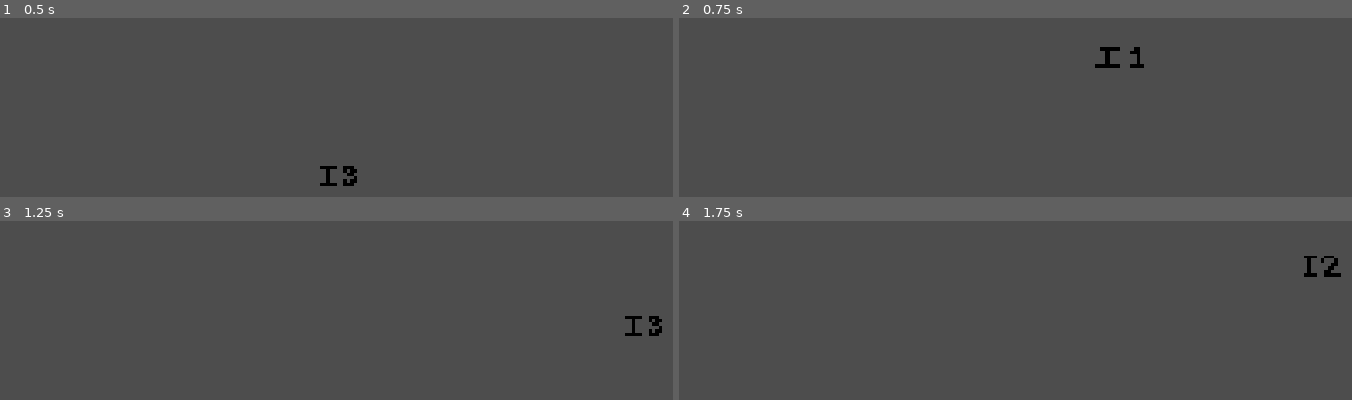
Above: before the commit, frames 1-4 (two rows, left to right).
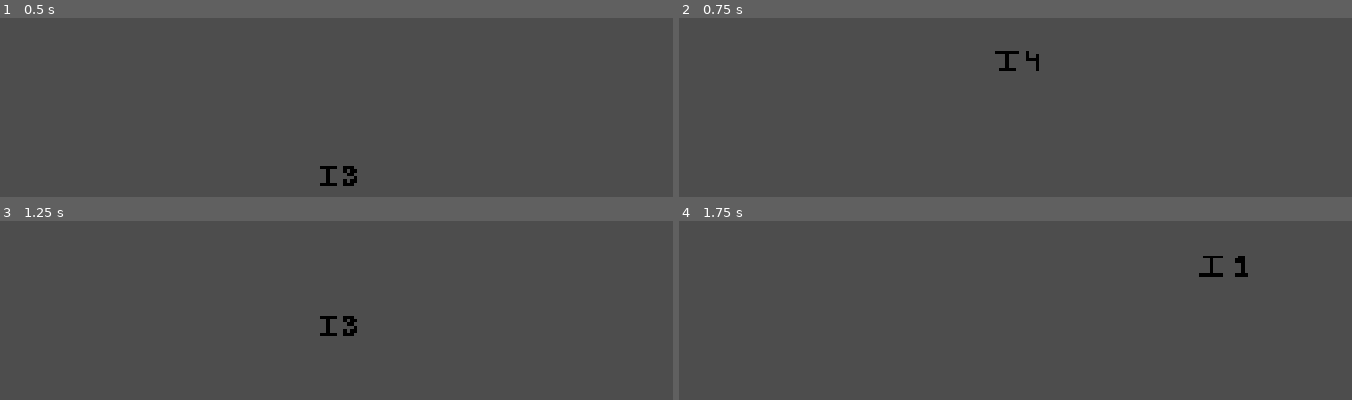
Above: after the commit, the same moments.

Repository: Nukkao/haven-2026
Game: Godot game, scene res://scenes/game.tscn
The game is run twice, just before and just after one commit, with the same random seed, the same clock (stepped at 60 frames per second) and the same inputs.
Inputs:
- Up to frame 1 (0.5 s): no input
- Up to frame 2 (0.75 s): tap Enter (ui_accept) at 0.5 s; hold Right (ui_right) from 0.53 s (still down)
- Up to frame 3 (1.25 s): keep holding Right (ui_right); tap Enter (ui_accept) at 0.77 s
- Up to frame 4 (1.75 s): keep holding Right (ui_right); tap Enter (ui_accept) at 1.52 s

Frame 1 is identical in both runs. In frame 2, 0.6% of the frame differs, in the area x 46-70%, y 16-30%; in frame 3, 0.5%; in frame 4, 0.6%.

Commit message:
linked animations file to player sprite animations

Diff:
--- a/scenes/player.gd
+++ b/scenes/player.gd
@@ -16,10 +16,11 @@
 
 	# Get the input direction and handle the movement/deceleration.
 	# As good practice, you should replace UI actions with custom gameplay actions.
-	var direction := Input.get_axis("ui_left", "ui_right")
-	if direction:
-		velocity.x = direction * SPEED
-	else:
-		velocity.x = move_toward(velocity.x, 0, SPEED)
+	if is_on_floor():
+		var direction := Input.get_axis("ui_left", "ui_right")
+		if direction:
+			velocity.x = direction * SPEED
+		else:
+			velocity.x = move_toward(velocity.x, 0, SPEED)
 
 	move_and_slide()
--- a/scenes/player.tscn
+++ b/scenes/player.tscn
@@ -3,6 +3,66 @@
 [ext_resource type="Script" uid="uid://dt8sjdfy0kc8n" path="res://scenes/player.gd" id="1_g2els"]
 [ext_resource type="Texture2D" uid="uid://24ynuatrl5pv" path="res://animations/animationgrid.png" id="1_lj8jo"]
 
+[sub_resource type="AtlasTexture" id="AtlasTexture_g2els"]
+atlas = ExtResource("1_lj8jo")
+region = Rect2(0, 40, 20, 20)
+
+[sub_resource type="AtlasTexture" id="AtlasTexture_qhqgy"]
+atlas = ExtResource("1_lj8jo")
+region = Rect2(20, 40, 20, 20)
+
+[sub_resource type="AtlasTexture" id="AtlasTexture_dqkch"]
+atlas = ExtResource("1_lj8jo")
+region = Rect2(40, 40, 20, 20)
+
+[sub_resource type="AtlasTexture" id="AtlasTexture_qlg0r"]
+atlas = ExtResource("1_lj8jo")
+region = Rect2(60, 40, 20, 20)
+
+[sub_resource type="AtlasTexture" id="AtlasTexture_tuyoq"]
+atlas = ExtResource("1_lj8jo")
+region = Rect2(80, 40, 20, 20)
+
+[sub_resource type="AtlasTexture" id="AtlasTexture_fjrip"]
+atlas = ExtResource("1_lj8jo")
+region = Rect2(0, 60, 20, 20)
+
+[sub_resource type="AtlasTexture" id="AtlasTexture_smehm"]
+atlas = ExtResource("1_lj8jo")
+region = Rect2(20, 60, 20, 20)
+
+[sub_resource type="AtlasTexture" id="AtlasTexture_ur7pv"]
+atlas = ExtResource("1_lj8jo")
+region = Rect2(40, 60, 20, 20)
+
+[sub_resource type="AtlasTexture" id="AtlasTexture_y4r1p"]
+atlas = ExtResource("1_lj8jo")
+region = Rect2(60, 60, 20, 20)
+
+[sub_resource type="AtlasTexture" id="AtlasTexture_d2wvv"]
+atlas = ExtResource("1_lj8jo")
+region = Rect2(80, 60, 20, 20)
+
+[sub_resource type="AtlasTexture" id="AtlasTexture_3v2ag"]
+atlas = ExtResource("1_lj8jo")
+region = Rect2(80, 80, 20, 20)
+
+[sub_resource type="AtlasTexture" id="AtlasTexture_jej6c"]
+atlas = ExtResource("1_lj8jo")
+region = Rect2(60, 80, 20, 20)
+
+[sub_resource type="AtlasTexture" id="AtlasTexture_f1ej7"]
+atlas = ExtResource("1_lj8jo")
+region = Rect2(40, 80, 20, 20)
+
+[sub_resource type="AtlasTexture" id="AtlasTexture_oprun"]
+atlas = ExtResource("1_lj8jo")
+region = Rect2(20, 80, 20, 20)
+
+[sub_resource type="AtlasTexture" id="AtlasTexture_a8ls1"]
+atlas = ExtResource("1_lj8jo")
+region = Rect2(0, 80, 20, 20)
+
 [sub_resource type="AtlasTexture" id="AtlasTexture_ij6vw"]
 atlas = ExtResource("1_lj8jo")
 region = Rect2(0, 0, 20, 20)
@@ -18,11 +78,98 @@
 [sub_resource type="AtlasTexture" id="AtlasTexture_dd465"]
 atlas = ExtResource("1_lj8jo")
 region = Rect2(60, 0, 20, 20)
+
+[sub_resource type="AtlasTexture" id="AtlasTexture_qfm1y"]
+atlas = ExtResource("1_lj8jo")
+region = Rect2(0, 100, 20, 20)
+
+[sub_resource type="AtlasTexture" id="AtlasTexture_fulsm"]
+atlas = ExtResource("1_lj8jo")
+region = Rect2(20, 100, 20, 20)
+
+[sub_resource type="AtlasTexture" id="AtlasTexture_4r5pv"]
+atlas = ExtResource("1_lj8jo")
+region = Rect2(40, 100, 20, 20)
+
+[sub_resource type="AtlasTexture" id="AtlasTexture_60mlk"]
+atlas = ExtResource("1_lj8jo")
+region = Rect2(60, 100, 20, 20)
+
+[sub_resource type="AtlasTexture" id="AtlasTexture_i4ail"]
+atlas = ExtResource("1_lj8jo")
+region = Rect2(0, 20, 20, 20)
+
+[sub_resource type="AtlasTexture" id="AtlasTexture_a38lo"]
+atlas = ExtResource("1_lj8jo")
+region = Rect2(20, 20, 20, 20)
+
+[sub_resource type="AtlasTexture" id="AtlasTexture_4ni07"]
+atlas = ExtResource("1_lj8jo")
+region = Rect2(40, 20, 20, 20)
+
+[sub_resource type="AtlasTexture" id="AtlasTexture_l71n6"]
+atlas = ExtResource("1_lj8jo")
+region = Rect2(60, 20, 20, 20)
 
 [sub_resource type="SpriteFrames" id="SpriteFrames_ij6vw"]
 animations = [{
 "frames": [{
 "duration": 1.0,
+"texture": SubResource("AtlasTexture_g2els")
+}, {
+"duration": 1.0,
+"texture": SubResource("AtlasTexture_qhqgy")
+}, {
+"duration": 1.0,
+"texture": SubResource("AtlasTexture_dqkch")
+}, {
+"duration": 1.0,
+"texture": SubResource("AtlasTexture_qlg0r")
+}, {
+"duration": 1.0,
+"texture": SubResource("AtlasTexture_tuyoq")
+}],
+"loop": 1,
+"name": &"dash",
+"speed": 5.0
+}, {
+"frames": [{
+"duration": 1.0,
+"texture": SubResource("AtlasTexture_fjrip")
+}, {
+"duration": 1.0,
+"texture": SubResource("AtlasTexture_smehm")
+}, {
+"duration": 1.0,
+"texture": SubResource("AtlasTexture_ur7pv")
+}, {
+"duration": 1.0,
+"texture": SubResource("AtlasTexture_y4r1p")
+}, {
+"duration": 1.0,
+"texture": SubResource("AtlasTexture_d2wvv")
+}, {
+"duration": 1.0,
+"texture": SubResource("AtlasTexture_3v2ag")
+}, {
+"duration": 1.0,
+"texture": SubResource("AtlasTexture_jej6c")
+}, {
+"duration": 1.0,
+"texture": SubResource("AtlasTexture_f1ej7")
+}, {
+"duration": 1.0,
+"texture": SubResource("AtlasTexture_oprun")
+}, {
+"duration": 1.0,
+"texture": SubResource("AtlasTexture_a8ls1")
+}],
+"loop": 1,
+"name": &"flip",
+"speed": 5.0
+}, {
+"frames": [{
+"duration": 1.0,
 "texture": SubResource("AtlasTexture_ij6vw")
 }, {
 "duration": 1.0,
@@ -36,6 +183,40 @@
 }],
 "loop": 1,
 "name": &"idle",
+"speed": 5.0
+}, {
+"frames": [{
+"duration": 1.0,
+"texture": SubResource("AtlasTexture_qfm1y")
+}, {
+"duration": 1.0,
+"texture": SubResource("AtlasTexture_fulsm")
+}, {
+"duration": 1.0,
+"texture": SubResource("AtlasTexture_4r5pv")
+}, {
+"duration": 1.0,
+"texture": SubResource("AtlasTexture_60mlk")
+}],
+"loop": 1,
+"name": &"land",
+"speed": 5.0
+}, {
+"frames": [{
+"duration": 1.0,
+"texture": SubResource("AtlasTexture_i4ail")
+}, {
+"duration": 1.0,
+"texture": SubResource("AtlasTexture_a38lo")
+}, {
+"duration": 1.0,
+"texture": SubResource("AtlasTexture_4ni07")
+}, {
+"duration": 1.0,
+"texture": SubResource("AtlasTexture_l71n6")
+}],
+"loop": 1,
+"name": &"run",
 "speed": 5.0
 }]
 
@@ -50,7 +231,6 @@
 sprite_frames = SubResource("SpriteFrames_ij6vw")
 animation = &"idle"
 autoplay = "idle"
-frame_progress = 0.33811298
 
 [node name="CollisionShape2D" type="CollisionShape2D" parent="." unique_id=475979105]
 position = Vector2(0, -8)
